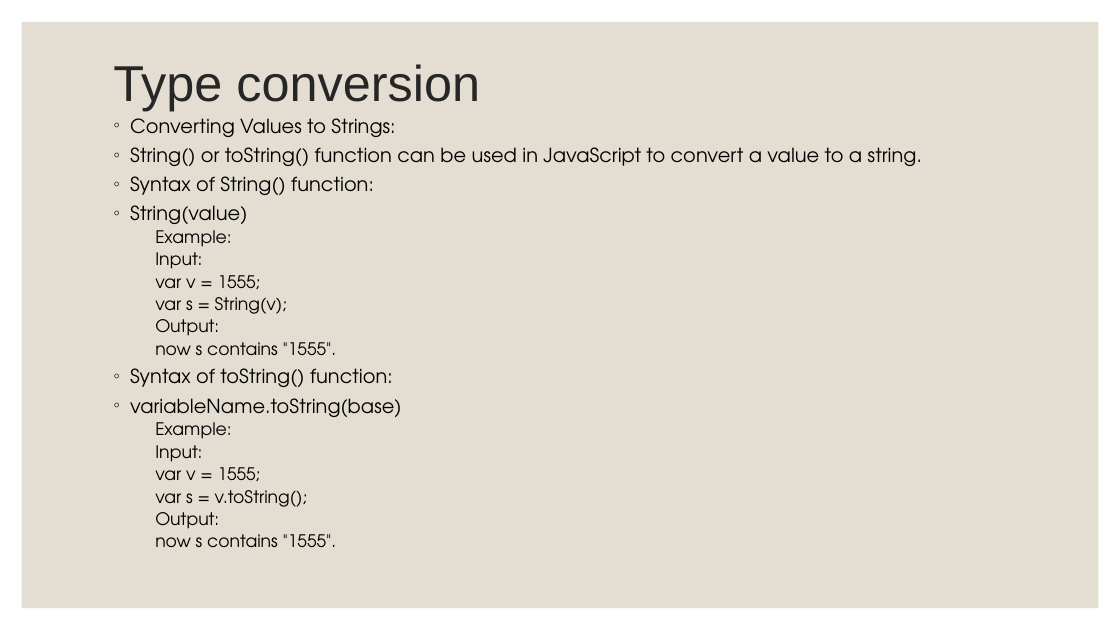
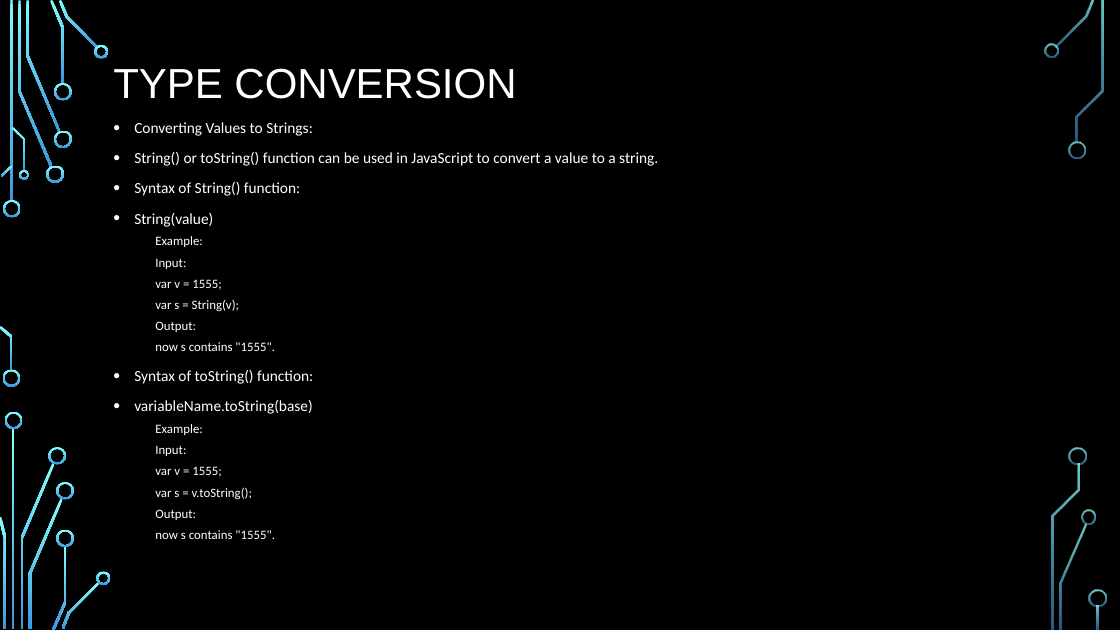
Before and after one commit to PramodJana/JavaScript, a slide deck: slide 15 of GFG JS Course Curriculam/Articles/001 Basics of JavaScript.pptx. Drawn at 1120x630 pixels with LibreOffice and Linux fonts; fonts in the diff are those of the drawing; background and template pictures are left out. Boxes give left, top, right and bottom in pixels: in the first picture for what was removed or moved away, otherwise in the second. Text is boxed around its words. In the diff, an @@ line names an element or a change of style, - is before the commit and + after.

```diff
--- a/GFG JS Course Curriculam/Articles/001 Basics of JavaScript.pptx
+++ b/GFG JS Course Curriculam/Articles/001 Basics of JavaScript.pptx
@@ background #FFFFFF to picture (left out) @@
@@ rectangle removed at [22, 22, 1099, 608] @@
@@ title at [113, 68, 516, 99]: text changed; size 43.2 to 36 pt; text colour #262626 to #FFFFFF @@
-Type conversion
+TYPE CONVERSION
@@ text "Converting Values to Strings:" at [134, 122, 658, 539]: size 16.6 to 13.2 pt in "Converting Values to Strings:", "String() or toString() function can be used ...", "Syntax of String() function:", "String(value)" and 2 more places; font TeX Gyre Adventor to Calibri, text colour #000000 to #FFFFFF; size 14.8 to 11 pt in "Example:", "Input:", "var v = 1555;", "var s = String(v);" and 8 more places; bullet ◦ to •; line spacing 0.8 to 1; more space between paragraphs @@
@@ group added at [0, 0, 1107, 630]: 33 freeform shapes, 3 rectangles @@
```
Also in this commit, not shown: 15 other slides changed.
